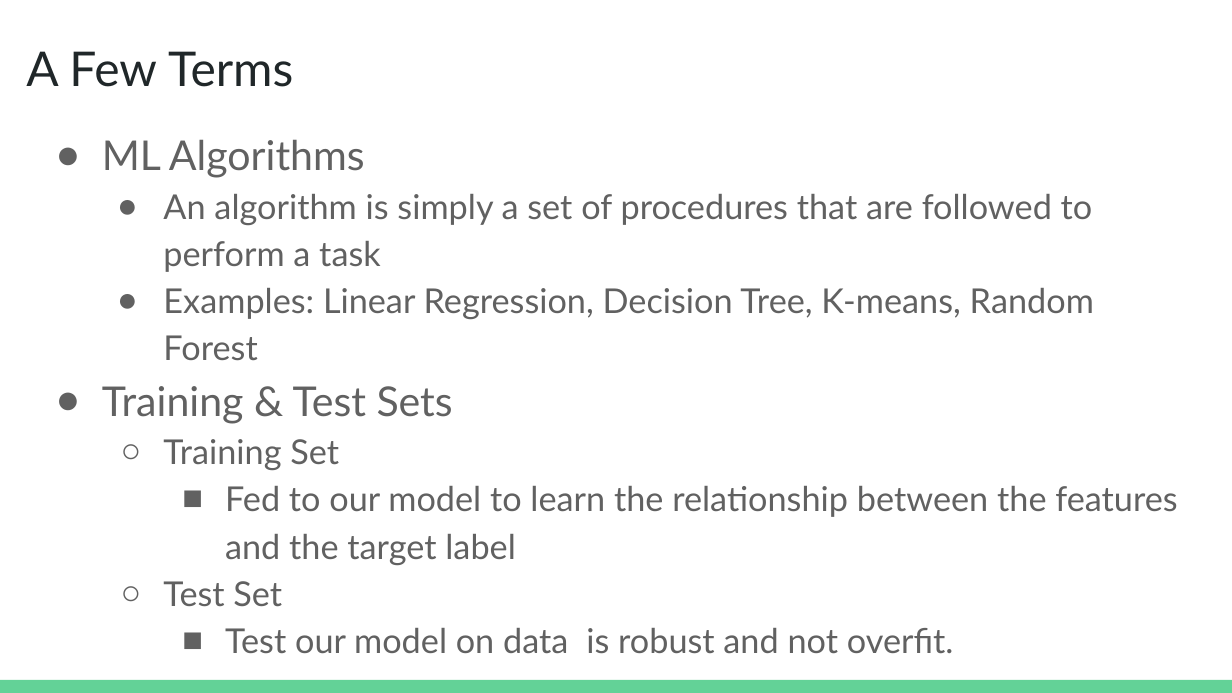
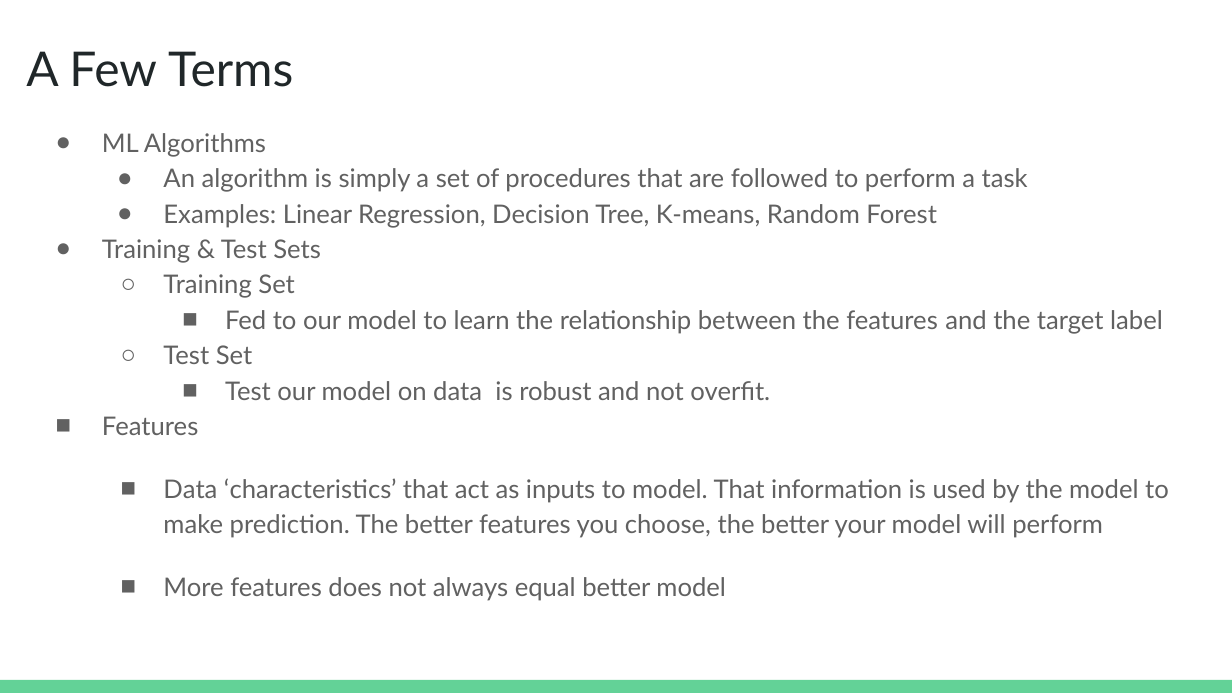
Before and after one commit to ShaktiB/BCHPython_ML, a slide deck: slide 4 of Introduction to Machine Learning.pptx. Drawn at 1232x693 pixels with LibreOffice and Linux fonts; fonts in the diff are those of the drawing. Boxes give left, top, right and bottom in pixels: in the first picture for what was removed or moved away, otherwise in the second. Text is boxed around its words. In the diff, an @@ line names an element or a change of style, - is before the commit and + after.

```diff
--- a/Introduction to Machine Learning.pptx
+++ b/Introduction to Machine Learning.pptx
@@ text at box(102, 133, 1163, 400): size 24 to 15 pt in "ML Algorithms", "Training & Test Sets"; size 20 to 15 pt in "An algorithm is simply a set of ...", "Examples: Linear Regression, Decision Tree, K-means, Random ...", "Training Set", "Fed to our model to learn the ..." and 2 more places @@
@@ text at box(102, 416, 1169, 601): paragraphs added @@
+■ Features
+  ■ Data ‘characteristics’ that act as inputs to model. That information is used by the model to make prediction. The better features you choose, the better your model will perform
+  ■ More features does not always equal better model
```
Also in this commit, not shown: 1 other slide changed, 1 other file.
